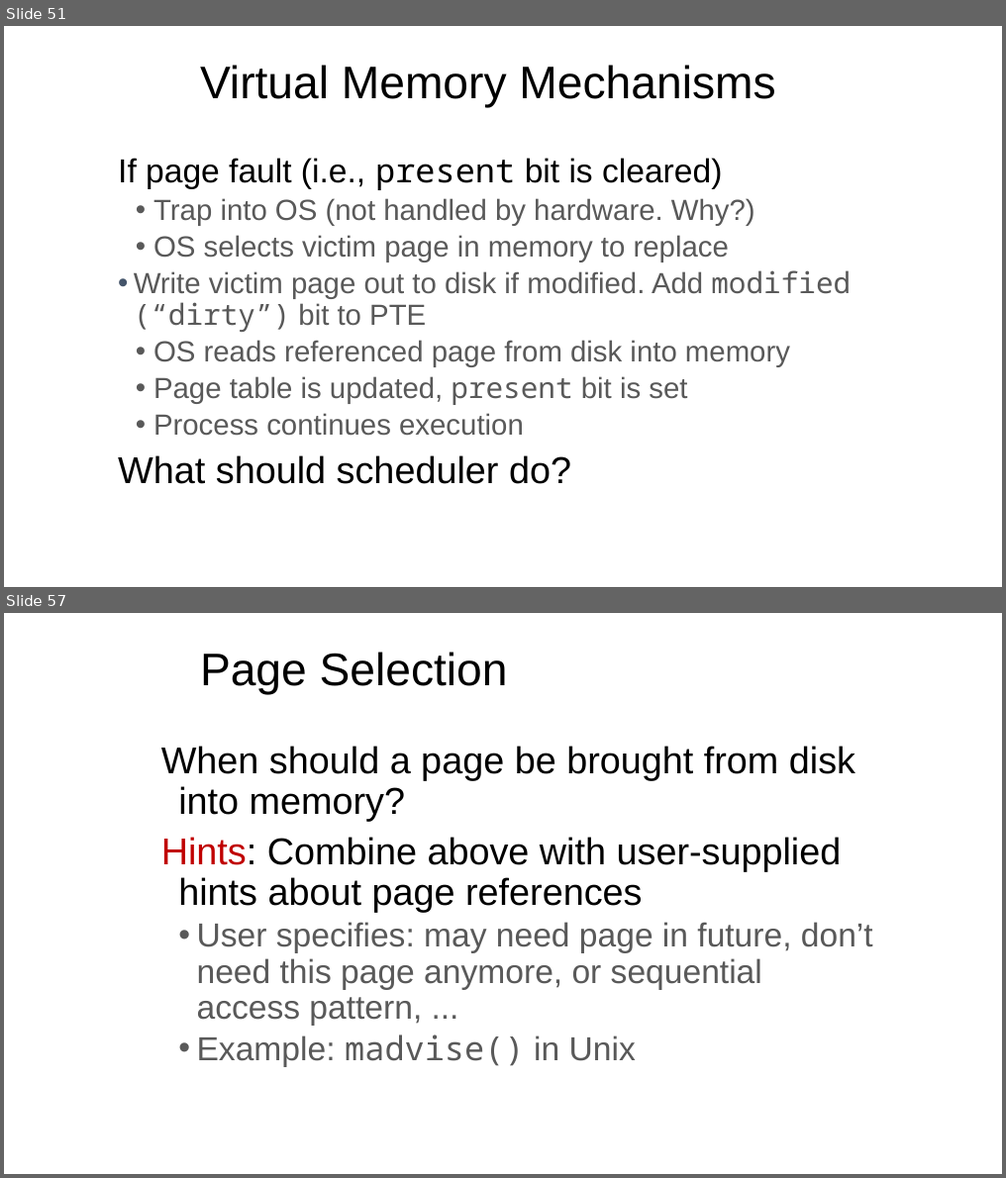
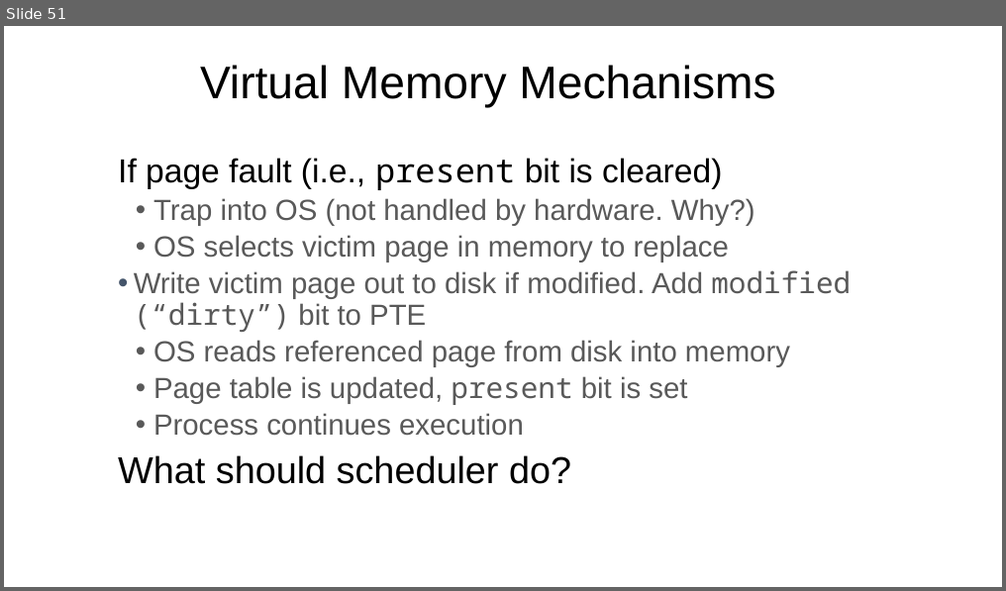
Before and after one commit to ngsrinivas/coursegen, a slide deck: ex/416-F23/staging/416-F23/lectures/07-virtual-memory.pptx. Shown one above the other, each under a label of ours: slides 51 and 57 before the commit, slide 51 after it; the slides between them are not shown. The pictures are 1006x1178 and 1006x591 pixels, drawn with LibreOffice and Linux fonts; fonts in the diff are those of the drawing. Boxes give left, top, right and bottom in pixels: in the first picture for what was removed or moved away, otherwise in the second. Text is boxed around its words. In the diff, an @@ line names an element or a change of style, - is before the commit and + after.

Commit message:
Add virtual memory slides

```diff
--- a/ex/416-F23/staging/416-F23/lectures/07-virtual-memory.pptx
+++ b/ex/416-F23/staging/416-F23/lectures/07-virtual-memory.pptx
@@ slide 57 removed at (4,613,1002,1174), background #FFFFFF @@
@@ title removed at (200,652,508,694) @@
-Page Selection
@@ text removed at (161,746,873,1067) @@
-When should a page be brought from disk into memory?
-Hints: Combine above with user-supplied hints about page references
-  • User specifies: may need page in future, don’t need this page anymore, or sequential access pattern, ...
-  • Example: madvise() in Unix
```
Also in this commit, not shown: 39 other slides removed, 4 other files.
